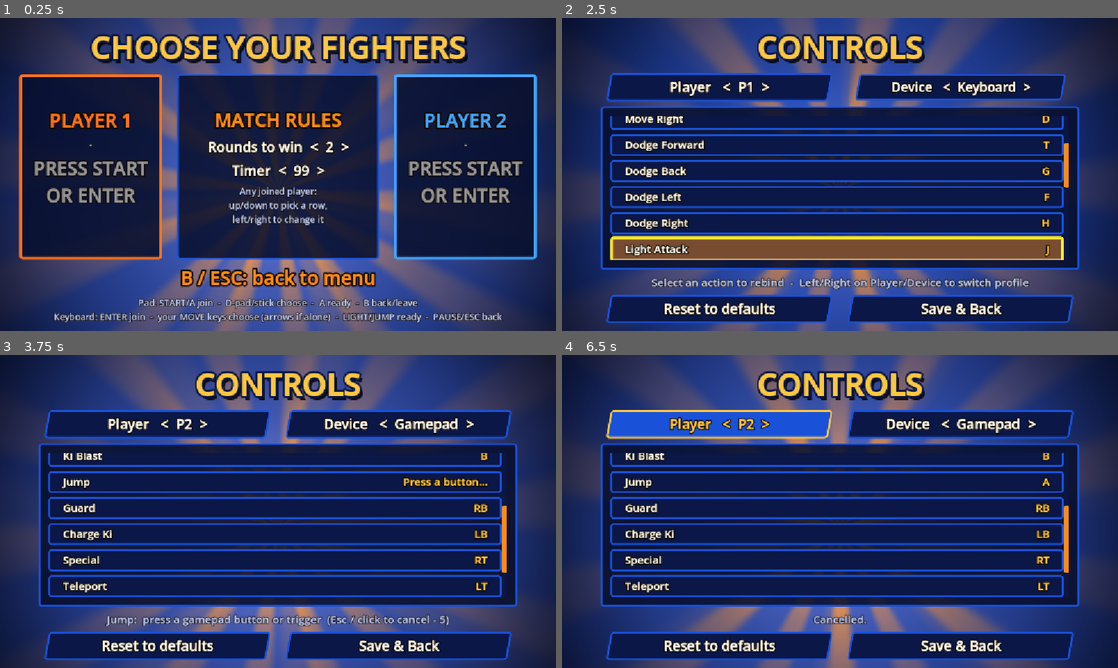
Above: before the commit, frames 1-4 (two rows, left to right).
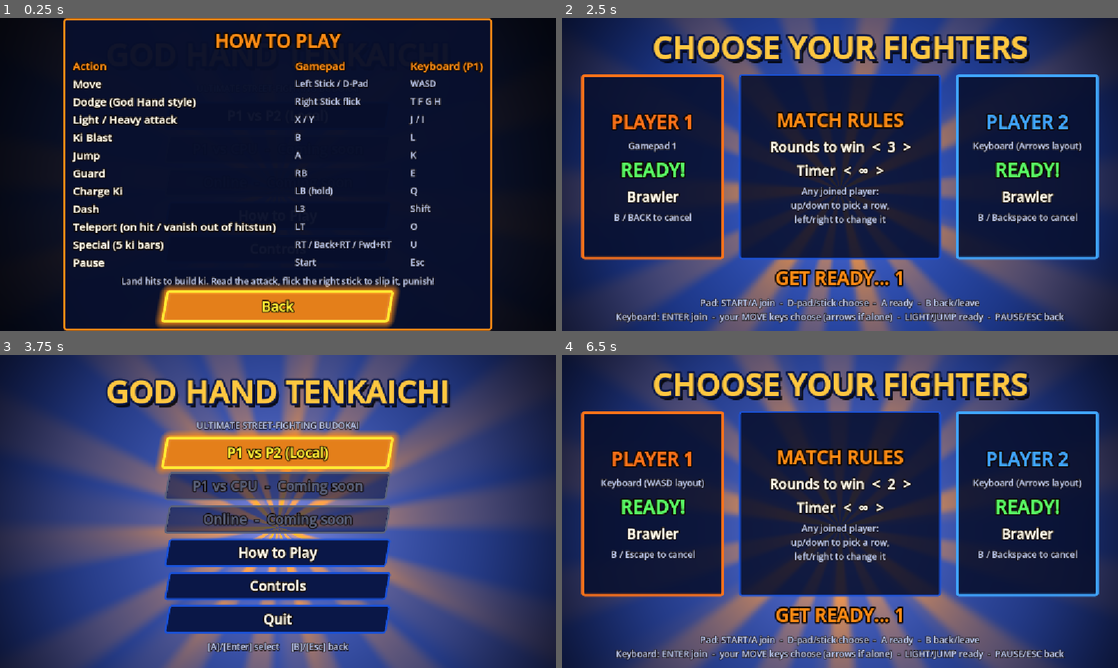
Above: after the commit, the same moments.

Repository: joallace/god-hand-tenkaichi
Game: Godot game, scene res://tests/menus_test.tscn
The game is run twice, just before and just after one commit, with the same random seed, the same clock (stepped at 60 frames per second) and the same inputs. This scene is started directly instead of the project's main scene.
Inputs (mouse positions are in pixels of both pictures, inside the frame that each line leads up to):
- Up to frame 1 (0.25 s): no input
- Up to frame 2 (2.5 s): tap A at 0.5 s; move the mouse to (962, 158) at 0.52 s; hold Right (ui_right) 0.53-1.28 s; hold Enter (ui_accept) 0.53-1.28 s; click (962, 158) at 0.67 s; move the mouse to (728, 190) at 1.27 s; hold Down (ui_down) 1.28-2.03 s; tap J at 1.35 s; tap Enter (ui_accept) at 1.52, 1.55, 1.82 s; move the mouse to (895, 105) at 2.02 s; hold Right (ui_right) from 2.03 s (still down); hold Enter (ui_accept) from 2.03 s (still down); tap T at 2.1 s
- Up to frame 3 (3.75 s): tap A at 2.75 s; move the mouse to (250, 574) at 2.77 s; release Right (ui_right) at 2.78 s; release Enter (ui_accept) at 2.78 s; hold Up (ui_up) 2.78-3.53 s; tap G at 2.85 s; click (250, 574) at 2.92 s; tap Enter (ui_accept) at 3.02, 3.05, 3.32 s; move the mouse to (444, 558) at 3.52 s; hold Left (ui_left) from 3.53 s (still down); hold Enter (ui_accept) from 3.53 s (still down); tap F at 3.6 s
- Up to frame 4 (6.5 s): tap Escape (ui_cancel) at 4.15 s; tap A at 4.25, 5, 5.75 s; move the mouse to (673, 464) at 4.27 s; release Enter (ui_accept) at 4.28 s; tap H at 4.35 s; tap Enter (ui_accept) at 4.52, 4.55, 4.82, 6.02, 6.05, 6.32 s; move the mouse to (867, 511) at 5.02 s; release Left (ui_left) at 5.03 s; hold Down (ui_down) 5.03-5.78 s; hold Enter (ui_accept) 5.03-5.78 s; tap I at 5.1 s; click (867, 511) at 5.17 s; move the mouse to (756, 433) at 5.77 s; hold Right (ui_right) from 5.78 s (still down); tap L at 5.85 s

The runs differ from the first frame. In frame 1, 62% of the frame differs, in the area x 0-100%, y 0-100%; in frame 2, 49%; in frame 3, 64%, in the area x 6-94%, y 5-98%; in frame 4, 47%.
Error after the commit: Invalid access to property or key 'process_frame' on a base object of type 'null instance'. (res://tests/menus_test.gd:32)

Commit message:
Map gamepad A/B to ui_accept/ui_cancel so pads can select in menus
Godot 4.7's built-in ui_accept and ui_cancel are keyboard-only, so pressing
A on a controller did nothing in any menu except the join screen.

Co-Authored-By: Claude Opus 5.5 <noreply@anthropic.com>

Diff:
--- a/core/input/bindings_store.gd
+++ b/core/input/bindings_store.gd
@@ -66,14 +66,32 @@
 	},
 ]
 
+## Gamepad buttons added to the built-in ui_* actions (Godot's defaults leave
+## ui_accept / ui_cancel keyboard-only), so every menu works with any pad.
+const UI_PAD_BUTTONS := {
+	&"ui_accept": [JOY_BUTTON_A],
+	&"ui_cancel": [JOY_BUTTON_B],
+}
+
 ## _maps[slot][Kind] -> Dictionary(action -> binding)
 var _maps: Array = []
 
 
 func _ready() -> void:
+	_add_ui_pad_buttons()
 	for slot in SLOT_COUNT:
 		_maps.append([DEFAULT_PAD.duplicate(true), DEFAULT_KEYBOARD[slot].duplicate(true)])
 	load_from_disk()
+
+
+static func _add_ui_pad_buttons() -> void:
+	for action: StringName in UI_PAD_BUTTONS:
+		for button: int in UI_PAD_BUTTONS[action]:
+			var e := InputEventJoypadButton.new()
+			e.device = -1  # any device
+			e.button_index = button as JoyButton
+			if not InputMap.action_has_event(action, e):
+				InputMap.action_add_event(action, e)
 
 
 func actions_for(kind: Kind) -> Array[String]:
--- a/tests/menus_test.gd
+++ b/tests/menus_test.gd
@@ -10,6 +10,7 @@
 
 func _ready() -> void:
 	_backup_cfg()
+	await _test_pad_ui_actions()
 	await _test_main_menu()
 	await _test_join_screen()
 	await _test_controls_screen()
@@ -71,6 +72,24 @@
 
 
 # --- Tests -----------------------------------------------------------------------
+
+func _test_pad_ui_actions() -> void:
+	var b := MenuHelpers.button("Probe")
+	var pressed := [false]
+	b.pressed.connect(func() -> void: pressed[0] = true)
+	add_child(b)
+	b.grab_focus()
+	await frames(2)
+	await pad_tap(1, JOY_BUTTON_A)
+	check(pressed[0], "gamepad A presses the focused button (ui_accept)")
+	var cancel := InputEventJoypadButton.new()
+	cancel.device = 1
+	cancel.button_index = JOY_BUTTON_B
+	cancel.pressed = true
+	check(cancel.is_action_pressed("ui_cancel"), "gamepad B maps to ui_cancel")
+	b.queue_free()
+	await frames(2)
+
 
 func _test_main_menu() -> void:
 	var m := spawn(Game.SCENE_MAIN_MENU) as Control
